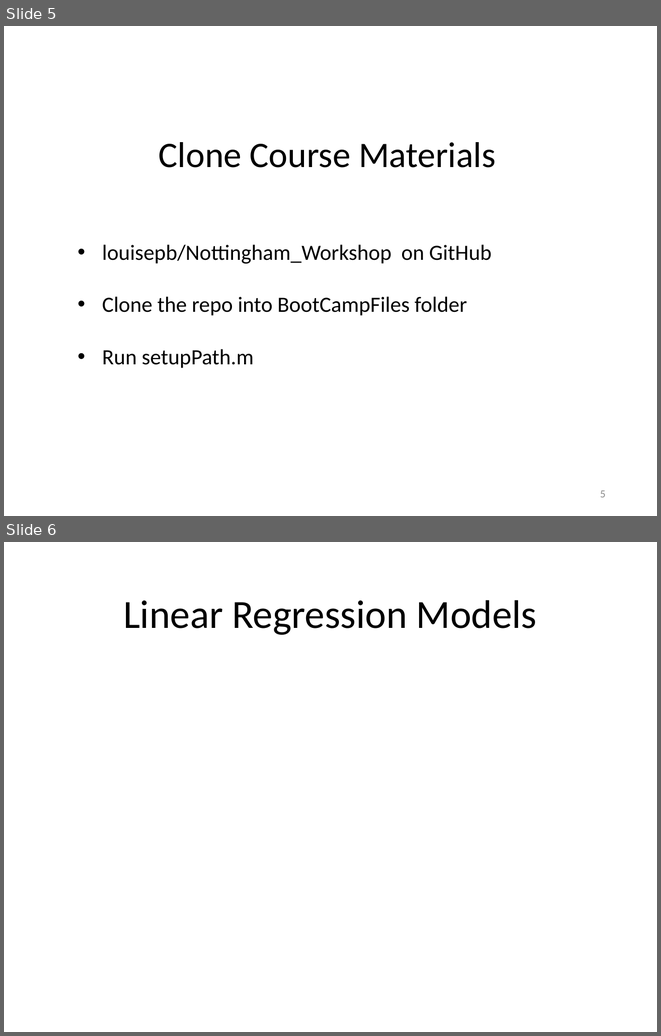
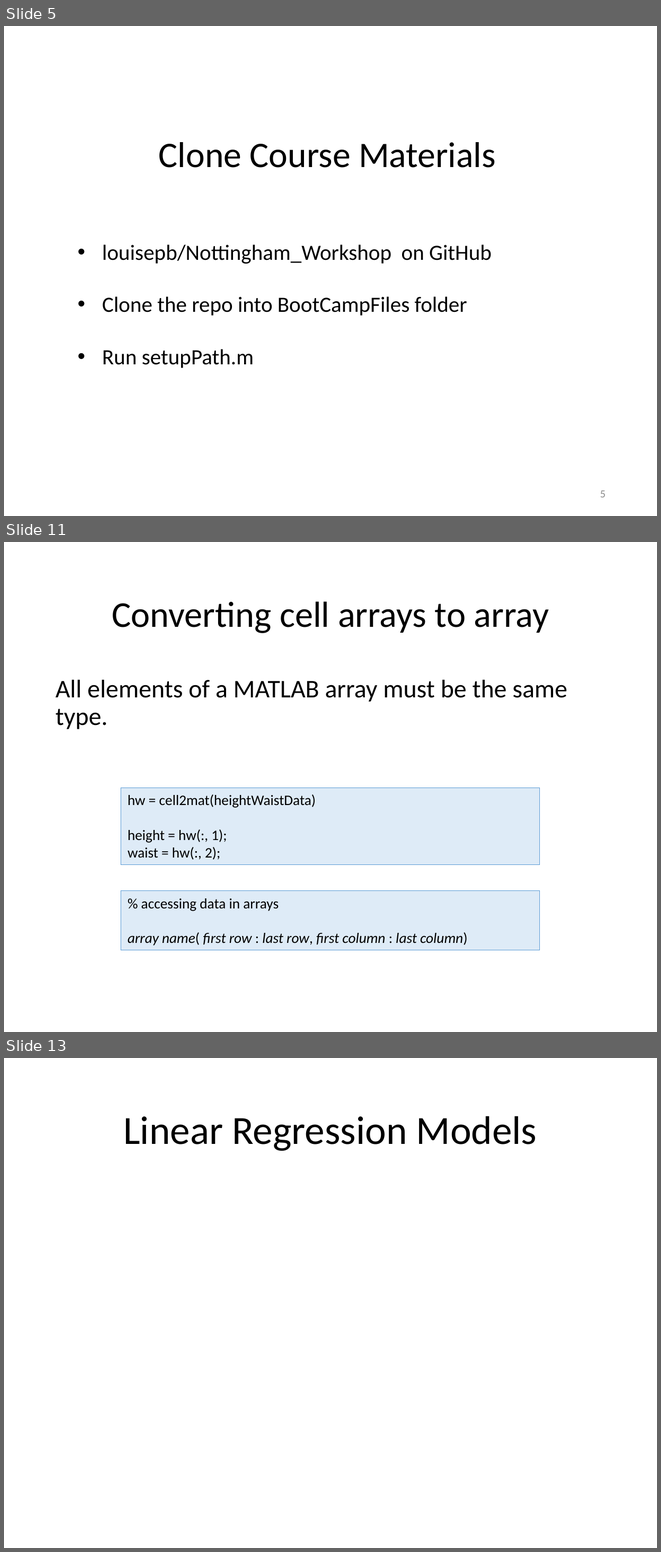
Before and after one commit to louisepb/Nottingham_Workshop, a slide deck: InstructorMaterials/Best Practices for Software Development using MATLAB.pptx. Shown one above the other, each under a label of ours: slides 5 and 6 before the commit, slides 5, 11 and 13 after it; the slides between them are not shown. The pictures are 661x1036 and 661x1552 pixels, drawn with LibreOffice and Linux fonts; fonts in the diff are those of the drawing; grey boxes stand for pictures. Boxes give left, top, right and bottom in pixels: in the first picture for what was removed or moved away, otherwise in the second. Text is boxed around its words. In the diff, an @@ line names an element or a change of style, - is before the commit and + after.

```diff
--- a/InstructorMaterials/Best Practices for Software Development using MATLAB.pptx
+++ b/InstructorMaterials/Best Practices for Software Development using MATLAB.pptx
@@ slide 11 added at box(4, 542, 657, 1032), background #FFFFFF @@
@@ title added at box(112, 601, 549, 633), 40 pt, text #000000 @@
+Converting cell arrays to array
@@ text added at box(55, 679, 567, 729), 28 pt, text #000000 @@
+All elements of a MATLAB array must be the same type.
@@ rectangle added at box(121, 787, 539, 865), fill #DEEBF7, outline #5B9BD5 0.75 pt, 16 pt, text #000000 @@
+hw = cell2mat(heightWaistData)
+height = hw(:, 1);
+waist = hw(:, 2);
@@ rectangle added at box(121, 891, 539, 950), fill #DEEBF7, outline #5B9BD5 0.75 pt, 16 pt, text #000000, italic @@
+% accessing data in arrays
+array name( first row : last row, first column : last column)
@@ what was slide 6 is now slide 13 @@
```
Also in this commit, not shown: 6 other slides added, 3 other files.
